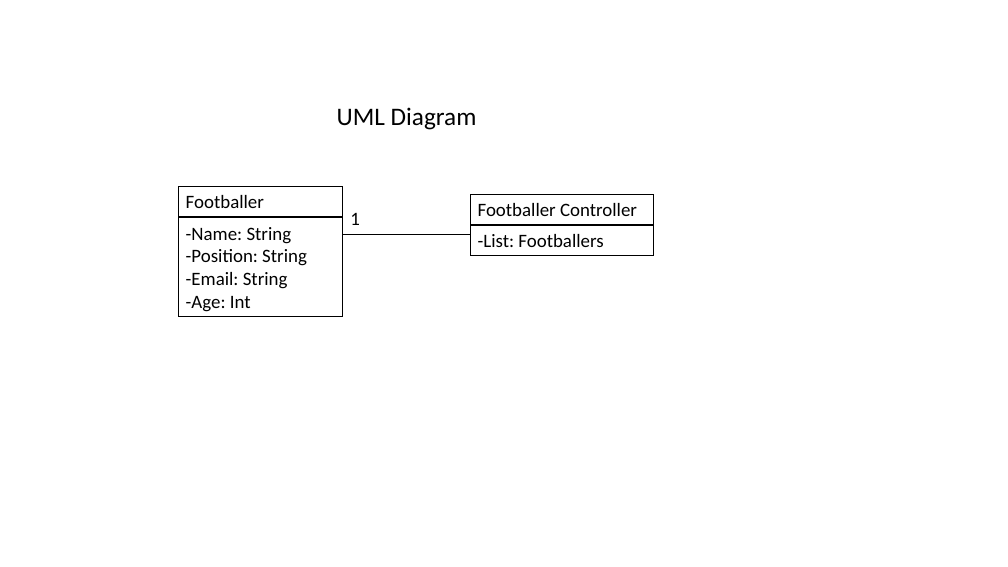
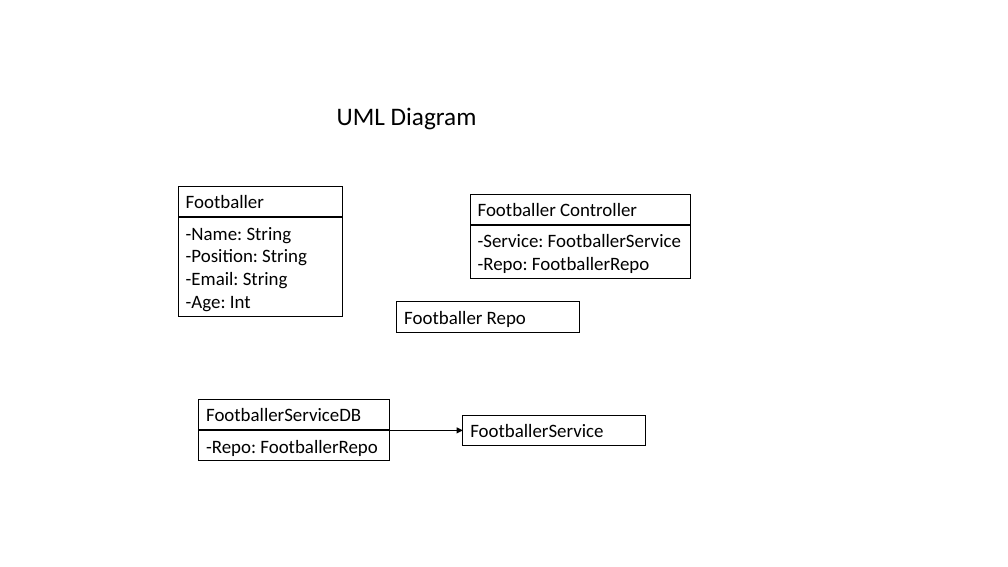
Before and after one commit to shakir-ali-Github/FootballProject, a slide deck: slide 1 of FootyGame/Football Documentation/Football UML.pptx. Drawn at 1008x567 pixels with LibreOffice and Linux fonts; fonts in the diff are those of the drawing. Boxes give left, top, right and bottom in pixels: in the first picture for what was removed or moved away, otherwise in the second. Text is boxed around its words. In the diff, an @@ line names an element or a change of style, - is before the commit and + after.

```diff
--- a/FootyGame/Football Documentation/Football UML.pptx
+++ b/FootyGame/Football Documentation/Football UML.pptx
@@ rectangle "Footballer Controller" resized from (x1=470, y1=194, x2=653, y2=225) to (x1=470, y1=194, x2=691, y2=225) @@
@@ line removed from (343, 234) to (470, 234) @@
@@ text removed at (x1=350, y1=213, x2=360, y2=225) @@
-1
@@ rectangle "-Service: FootballerService" resized from (x1=470, y1=225, x2=653, y2=256) to (x1=470, y1=225, x2=691, y2=279) @@
@@ text in rectangle at (x1=478, y1=234, x2=681, y2=273): text changed @@
--List: Footballers
+-Service: FootballerService
+-Repo: FootballerRepo
@@ rectangle added at (x1=397, y1=302, x2=580, y2=332), outline #000000 0.75 pt, 18 pt, text #000000 @@
+Footballer Repo
@@ rectangle added at (x1=199, y1=399, x2=390, y2=430), outline #000000 0.75 pt, 18 pt, text #000000 @@
+FootballerServiceDB
@@ rectangle added at (x1=463, y1=415, x2=646, y2=445), outline #000000 0.75 pt, 18 pt, text #000000 @@
+FootballerService
@@ rectangle added at (x1=199, y1=430, x2=390, y2=461), outline #000000 0.75 pt, 18 pt, text #000000 @@
+-Repo: FootballerRepo
@@ arrow added from (390, 430) to (463, 430), #000000 0.5 pt @@
```
Also in this commit, not shown: 1 other file.
